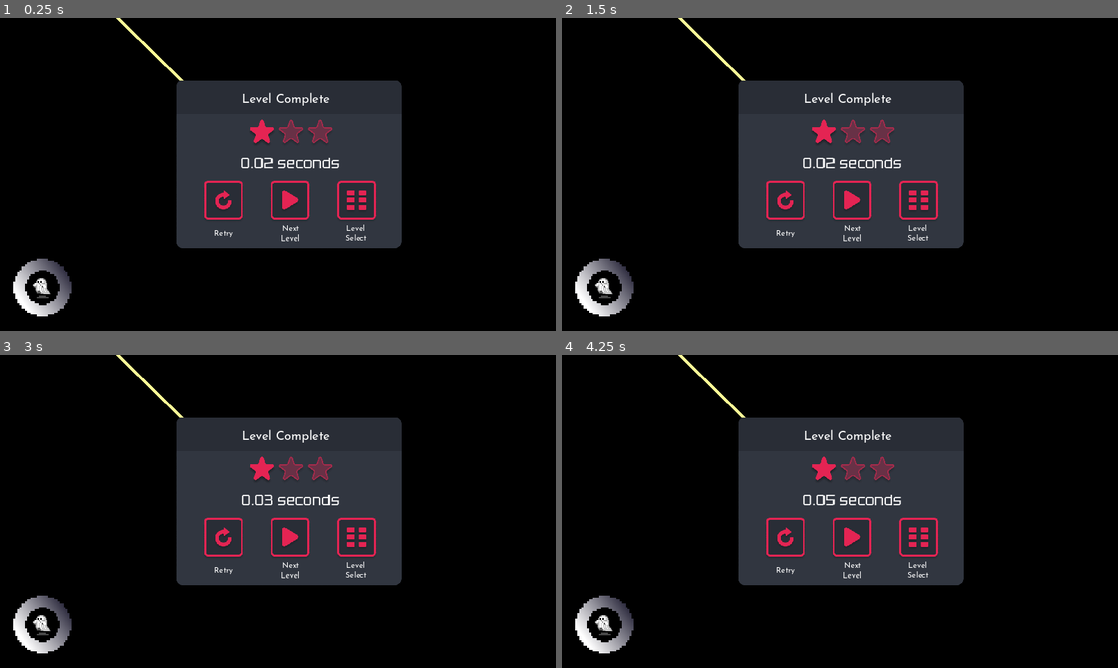
Above: before the commit, frames 1-4 (two rows, left to right).
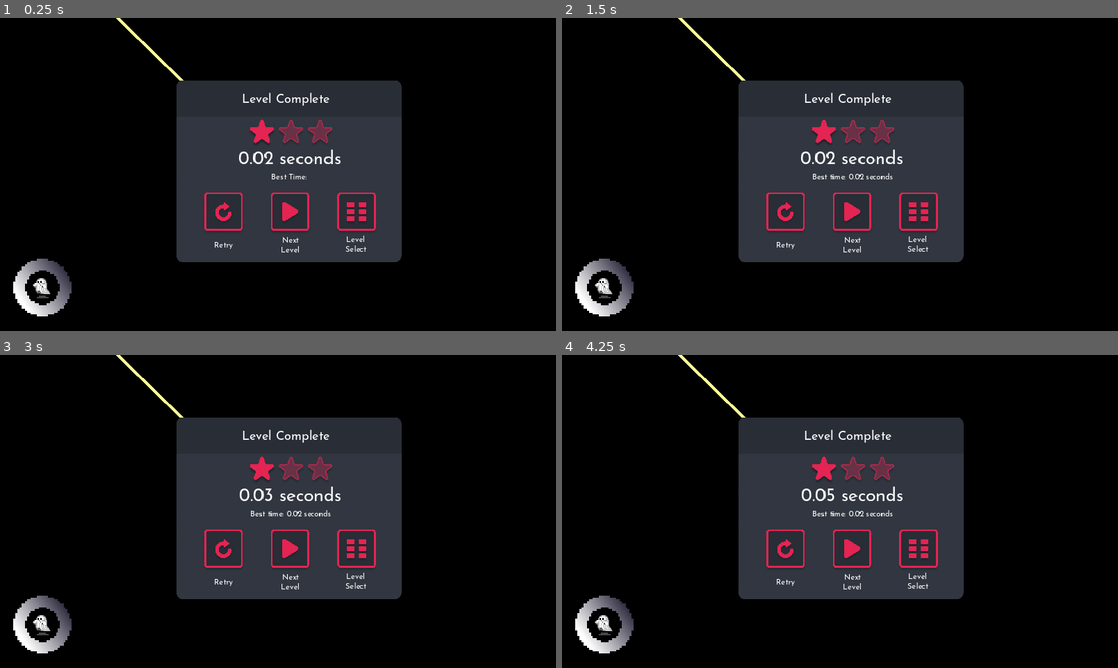
Above: after the commit, the same moments.

Repository: junyynyyn/Summer-Jam-2024
Game: Godot game, scene res://Scenes/Levels/Level7.tscn
Same seed, same stepped clock (60 frames per second), same inputs: the game is played once before the commit and once after it. This scene is started directly instead of the project's main scene. The engine's default icon, where the game draws it, is replaced by a stand-in: a white triangle on a blue panel in a dark square.
Inputs:
- Up to frame 1 (0.25 s): no input
- Up to frame 2 (1.5 s): click "Retry" at 0.5 s; click "Retry" at 1.25 s
- Up to frame 3 (3 s): click "Retry" at 2 s; click "Next Level" at 2.75 s
- Up to frame 4 (4.25 s): click "Next Level" at 3.5 s

The runs differ from the first frame. In frame 1, 3.5% of the frame differs, in the area x 31-73%, y 20-78%; in frame 2, 3.6%; in frame 3, 3.5%; in frame 4, 3.6%.
Error after the commit: a number is required in operator '%'. (res://Scripts/ui.gd:29)

Commit message:
added best time functionality

Diff:
--- a/UniMelb Game Jam/Scenes/Levels/Level1.tscn
+++ b/UniMelb Game Jam/Scenes/Levels/Level1.tscn
@@ -29,5 +29,5 @@
 [node name="Player" parent="PlayerResources" index="0"]
 position = Vector2(81, 249)
 
-[node name="CanvasModulate" parent="." index="7"]
+[node name="CanvasModulate" parent="." index="8"]
 color = Color(0.0862745, 0.0862745, 0.0862745, 1)
--- a/UniMelb Game Jam/Scenes/Levels/Level2.tscn
+++ b/UniMelb Game Jam/Scenes/Levels/Level2.tscn
@@ -13,7 +13,7 @@
 Gold = 3.0
 
 [node name="TileMap" parent="." index="2"]
-layer_0/tile_data = PackedInt32Array(65536, 65540, 1, 65537, …(953 unchanged characters)… , 3, 131076, 327684, 4, 196612, 327684, 4, 65541, 327684, 3, 131077, 327684, 4, 196613, 327684, 4, 65538, 65540, 1, 131074, 65540, 1, 196610, 65540, 1, 65539, 65540, 1, 131075, 65540, 1, 196611, 65540, 1, 65542, 327684, 3, 131078, 327684, 4, 196614, 327684, 4, 65543, 65540, 1, 131079, 65540, 1, 196 …(120 unchanged characters)…
+layer_0/tile_data = PackedInt32Array(65536, 65540, 1, 65537, …(953 unchanged characters)… , 3, 131076, 327684, 4, 196612, 327684, 536870915, 65541, 327684, 3, 131077, 327684, 4, 196613, 327684, 536870915, 65538, 65540, 1, 131074, 65540, 1, 196610, 65540, 1, 65539, 65540, 1, 131075, 65540, 1, 196611, 65540, 1, 65542, 327684, 3, 131078, 327684, 4, 196614, 327684, 536870915, 65543, 65540, 1, 131079, 65540, 1, 196 …(120 unchanged characters)…
 layer_1/tile_data = PackedInt32Array(262144, 65540, 2, 262145, 65540, 2, 262146, 65540, 2, 262147, 65540, 2, 262148, 65 …(924 unchanged characters)…
 
 [node name="Running Ghost" parent="Ghosts" index="0" instance=ExtResource("2_gey1j")]
@@ -31,5 +31,5 @@
 [node name="Player" parent="PlayerResources" index="0"]
 position = Vector2(32, 96)
 
-[node name="CanvasModulate" parent="." index="7"]
+[node name="CanvasModulate" parent="." index="8"]
 color = Color(0.0862745, 0.0862745, 0.0862745, 1)
--- a/UniMelb Game Jam/Scenes/Levels/Level5.tscn
+++ b/UniMelb Game Jam/Scenes/Levels/Level5.tscn
@@ -45,5 +45,5 @@
 [node name="Vanishing Ghost" parent="Ghosts" index="6" instance=ExtResource("6_o7v4p")]
 position = Vector2(273, 690)
 
-[node name="CanvasModulate" parent="." index="7"]
+[node name="CanvasModulate" parent="." index="8"]
 color = Color(0.376471, 0.384314, 0.454902, 1)
--- a/UniMelb Game Jam/Scenes/Levels/TestLevel2.tscn
+++ b/UniMelb Game Jam/Scenes/Levels/TestLevel2.tscn
@@ -64,6 +64,6 @@
 
 [node name="CPUParticles2D" type="CPUParticles2D" parent="." index="6"]
 
-[node name="CanvasModulate" parent="." index="8"]
+[node name="CanvasModulate" parent="." index="9"]
 visible = false
 color = Color(0.105882, 0.105882, 0.105882, 1)
--- a/UniMelb Game Jam/Scenes/ui.tscn
+++ b/UniMelb Game Jam/Scenes/ui.tscn
@@ -96,11 +96,17 @@
 
 [node name="FinishScreen" type="Control" parent="."]
 unique_name_in_owner = true
-visible = false
 layout_mode = 3
-anchors_preset = 0
-offset_right = 40.0
-offset_bottom = 40.0
+anchor_left = 0.32
+anchor_top = 0.209
+anchor_right = 0.719
+anchor_bottom = 0.772
+offset_left = -368.64
+offset_top = -135.432
+offset_right = -788.288
+offset_bottom = -460.256
+grow_horizontal = 2
+grow_vertical = 2
 theme = ExtResource("5_d3wue")
 
 [node name="TextureRect" type="TextureRect" parent="FinishScreen"]
@@ -112,7 +118,7 @@
 anchor_bottom = 11.325
 offset_top = -32.0
 offset_right = 35.0
-offset_bottom = 30.0
+offset_bottom = 60.0
 grow_horizontal = 2
 grow_vertical = 2
 texture = ExtResource("6_sf4o1")
@@ -145,24 +151,40 @@
 anchor_top = 0.5
 anchor_right = 0.5
 anchor_bottom = 0.5
-offset_left = 556.0
-offset_top = 272.0
-offset_right = 606.0
-offset_bottom = 290.0
-grow_horizontal = 2
-grow_vertical = 2
-theme_override_fonts/font = ExtResource("6_6gca8")
-theme_override_font_sizes/font_size = 31
+offset_left = 541.0
+offset_top = 252.5
+offset_right = 621.0
+offset_bottom = 293.5
+grow_horizontal = 2
+grow_vertical = 2
+theme_override_fonts/font = ExtResource("7_8nccg")
+theme_override_font_sizes/font_size = 37
 text = "Time"
 horizontal_alignment = 1
 vertical_alignment = 1
+
+[node name="Best Time" type="Label" parent="FinishScreen"]
+layout_mode = 1
+anchors_preset = 8
+anchor_left = 0.5
+anchor_top = 0.5
+anchor_right = 0.5
+anchor_bottom = 0.5
+offset_left = 541.5
+offset_top = 300.5
+offset_right = 620.5
+offset_bottom = 341.5
+grow_horizontal = 2
+grow_vertical = 2
+theme_override_fonts/font = ExtResource("7_8nccg")
+text = "Best Time: "
 
 [node name="GridContainer" type="GridContainer" parent="FinishScreen"]
 layout_mode = 0
 offset_left = 419.0
-offset_top = 337.0
+offset_top = 361.0
 offset_right = 783.0
-offset_bottom = 472.0
+offset_bottom = 496.0
 theme_override_constants/h_separation = 50
 columns = 3
 
--- a/UniMelb Game Jam/Scripts/Global.gd
+++ b/UniMelb Game Jam/Scripts/Global.gd
@@ -8,29 +8,30 @@
 var username = null
 
 func _ready():
-	load_scores()
+	load_game_data()
 
 
-var level_scores = {}
+var level_times = {}
+var level_stars = {}  # New dictionary for star ratings
 
-
-func save_scores():
+func save_game_data():
 	var save_data = {
-		"level_scores": level_scores,
+		"level_times": level_times,
+		"level_stars": level_stars,  # Include star ratings
 		"username": username
 	}
 
-	var save_game = FileAccess.open("user://level_scores.json", FileAccess.WRITE)
+	var save_game = FileAccess.open("user://game_data.json", FileAccess.WRITE)
 	var json_string = JSON.stringify(save_data)
 	save_game.store_string(json_string)
 	save_game.close()
 
 
-func load_scores():
-	if not FileAccess.file_exists("user://level_scores.json"):
+func load_game_data():
+	if not FileAccess.file_exists("user://game_data.json"):
 		return # No save file to load
 
-	var save_game = FileAccess.open("user://level_scores.json", FileAccess.READ)
+	var save_game = FileAccess.open("user://game_data.json", FileAccess.READ)
 	var json_string = save_game.get_as_text()
 	var json = JSON.new()
 	var parse_result = json.parse(json_string)
@@ -42,29 +43,27 @@
 	var save_data = json.get_data()
 	save_game.close()
 
-	if "level_scores" in save_data:
-		level_scores = save_data["level_scores"]
-
+	if "level_times" in save_data:
+		level_times = save_data["level_times"]
+	if "level_stars" in save_data:
+		level_stars = save_data["level_stars"]
 	if "username" in save_data:
 		username = save_data["username"]
 
-	#if get_tree().get_current_scene().is_in_group("Level Select"):
-		#get_tree().get_current_scene().update_progress_bars() # Update progress bars with loaded scores
-		#print("Loaded scene information")
 
 
-func clear_scores():
-	# Clear the level scores and username in memory
-	level_scores.clear()
+func clear_game_data():
+	level_times.clear()
+	level_stars.clear()
+	username = null
 
-	# Create a new save data structure
 	var save_data = {
-		"level_scores": level_scores,
+		"level_times": level_times,
+		"level_stars": level_stars,
 		"username": username
 	}
 
-	# Update the save file
-	var save_game = FileAccess.open("user://level_scores.json", FileAccess.WRITE)
+	var save_game = FileAccess.open("user://game_data.json", FileAccess.WRITE)
 	var json_string = JSON.stringify(save_data)
 	save_game.store_string(json_string)
 	save_game.close()
--- a/UniMelb Game Jam/Scripts/Level Select.gd
+++ b/UniMelb Game Jam/Scripts/Level Select.gd
@@ -8,12 +8,12 @@
 
 
 func update_progress_bars():
-	for level in Global.level_scores.keys():
+	for level in Global.level_times.keys():
 		if level == "TestLevel2":
 			progressBar = get_node("Button" + level + "/TextureProgressBar")
 		else:
 			progressBar = get_node("GridContainer/Button" + level + "/TextureProgressBar")
-		progressBar.value = Global.level_scores[level]
+		progressBar.value = Global.level_stars[level]
 		if progressBar.value >= 4:
 			progressBar.texture_progress=ResourceLoader.load("res://Sprites/UI/3 Golden Stars.png")
 
--- a/UniMelb Game Jam/Scripts/Level.gd
+++ b/UniMelb Game Jam/Scripts/Level.gd
@@ -49,27 +49,28 @@
 # Show end screen UI and pause game functionaltiy besides UI
 func complete_level():
 	reward_stars()
-	$UI.display_finish(timer)
+	var new_best = false
+	if level_name not in Global.level_times or timer < Global.level_times[level_name]:
+		new_best = true
+	$UI.display_finish(timer, level_name, new_best)
 	$"UI/Timer Grid".visible = false
 	get_tree().paused = true
 
 	reward_stars()
-	$"UI".reward_stars(stars)
-	update_best_score()
-	Global.save_scores()
-	#print(stars)
-	#print(Global.level_scores)
+	update_best_time_and_stars()
+	Global.save_game_data()
+
 	#print("You completed ", level_name, " in ", timer, " seconds")
 
-func update_best_score():
-	# Check if the level already has a score
-	if level_name in Global.level_scores:
-		# Update only if the new score is better
-		if stars > Global.level_scores[level_name]:
-			Global.level_scores[level_name] = stars
-	else:
-		# If the level has no score yet, set the new score
-		Global.level_scores[level_name] = stars
+func update_best_time_and_stars():
+	# Update time
+	if level_name not in Global.level_times or timer < Global.level_times[level_name]:
+		Global.level_times[level_name] = timer
+
+	# Update stars
+	var new_stars = reward_stars()  # Assuming reward_stars returns the number of stars
+	if level_name not in Global.level_stars or new_stars > Global.level_stars[level_name]:
+		Global.level_stars[level_name] = new_stars
 
 func reward_stars():
 	if timer <= Gold:
@@ -80,6 +81,7 @@
 		stars = 2
 	elif (TwoStar < timer and timer <= OneStar):
 		stars = 1
+	$UI.reward_stars(stars)  # Update UI with star rating
 	return stars
 
 func _on_ui_next_scene():
--- a/UniMelb Game Jam/Scripts/main_menu.gd
+++ b/UniMelb Game Jam/Scripts/main_menu.gd
@@ -43,7 +43,7 @@
 		#print(Global.username)
 		$UsernameRequest.visible = false
 		$Menu.visible = true
-		Global.save_scores()
+		Global.save_game_data()
 
 
 func _on_scores_pressed():
@@ -52,7 +52,7 @@
 
 func _on_scores_reset_pressed():
 	var temp_username = Global.username
-	Global.clear_scores()
+	Global.clear_game_data()
 	Global.username = temp_username
 	#print("Username set to: " + temp_username)
 	$ResetConfirmation.visible = false
--- a/UniMelb Game Jam/Scripts/ui.gd
+++ b/UniMelb Game Jam/Scripts/ui.gd
@@ -21,11 +21,16 @@
 func update_timer(time: float):
 	%Timer.text = ("%.2f" % time)
 
-func display_finish(time: float):
+func display_finish(time: float, current_level_name: String, new_best: bool):
 	can_pause = false
-	%FinishScreen.visible = true
-	#%FinishScreen/TimeDisplay.text = "Final Time: %.2f seconds" % time
-	%FinishScreen/TimeDisplay.text = "%.2f seconds" % time
+	$FinishScreen.visible = true
+	$FinishScreen/TimeDisplay.text = "%.2f seconds" % time
+
+	var best_time_msg = "Best time: %.2f seconds" % Global.level_times.get(current_level_name)
+	if new_best:
+		best_time_msg = "New best!: %.2f seconds" % time
+
+	$"FinishScreen/Best Time".text = best_time_msg
 
 
 func _input(event):
